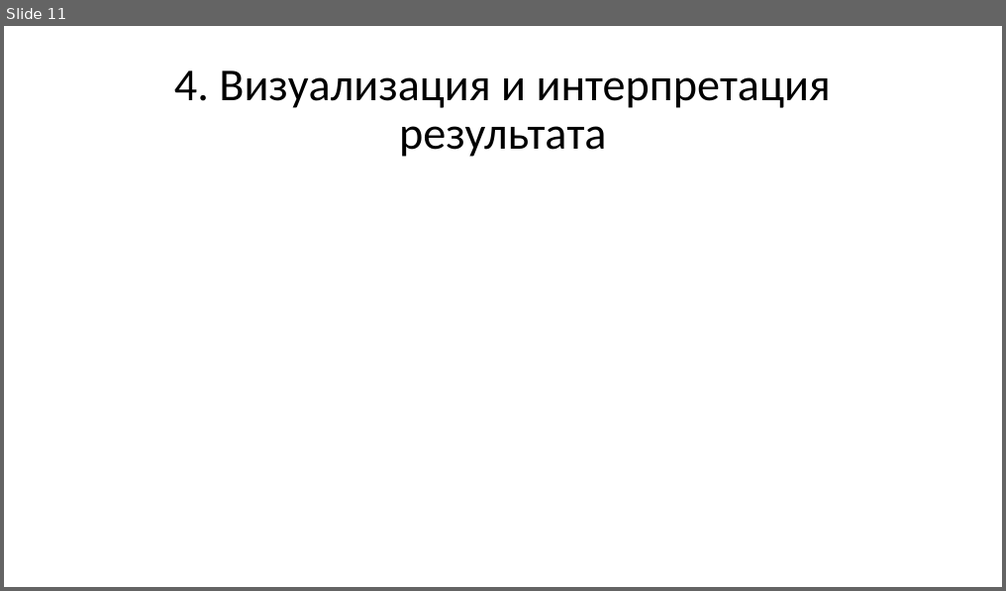
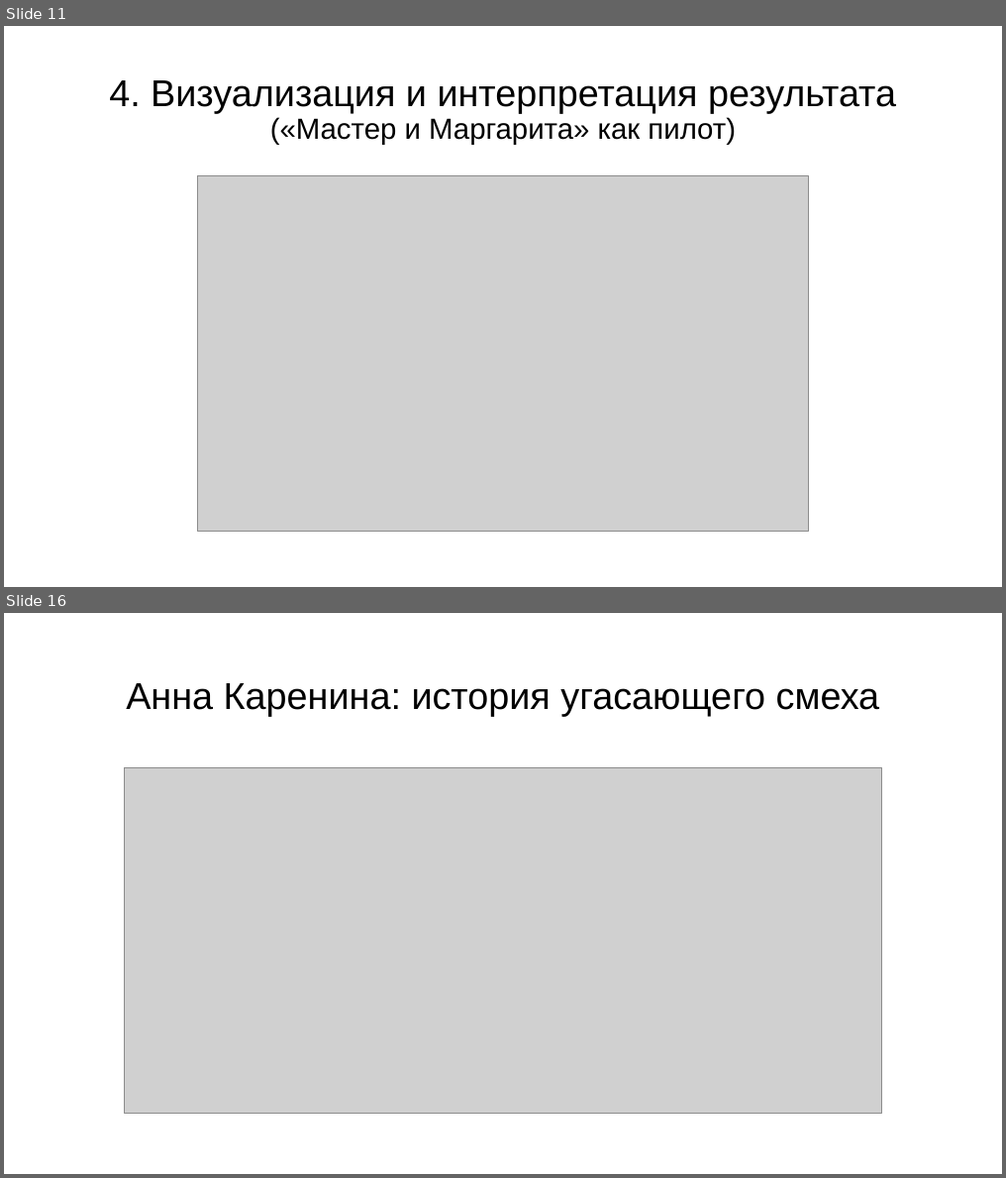
Before and after one commit to mtaktash/motive-grammar, a slide deck: slides/итоги грамматика мотива.pptx. Shown one above the other, each under a label of ours: slide 11 before the commit, slides 11 and 16 after it; the slides between them are not shown. The pictures are 1006x591 and 1006x1178 pixels, drawn with LibreOffice and Linux fonts; fonts in the diff are those of the drawing; grey boxes stand for pictures. Boxes give left, top, right and bottom in pixels: in the first picture for what was removed or moved away, otherwise in the second. Text is boxed around its words. In the diff, an @@ line names an element or a change of style, - is before the commit and + after.

```diff
--- a/slides/итоги грамматика мотива.pptx
+++ b/slides/итоги грамматика мотива.pptx
@@ slide 16 added at [4, 613, 1002, 1174], background #FFFFFF @@
@@ title added at [126, 683, 880, 716], 36 pt, text #000000 @@
+Анна Каренина: история угасающего смеха
@@ picture added at [124, 767, 881, 1113] @@
@@ slide 11 changed as well @@
@@ title at [109, 80, 896, 145]: text changed; size 44 to 36 pt; font Calibri to Arial @@
-4. Визуализация и интерпретация результата
+4. Визуализация и интерпретация результата
+(«Мастер и Маргарита» как пилот)
@@ picture added at [198, 175, 809, 532] @@
```
Also in this commit, not shown: 11 other slides changed, 5 other slides added, 1 other file.
